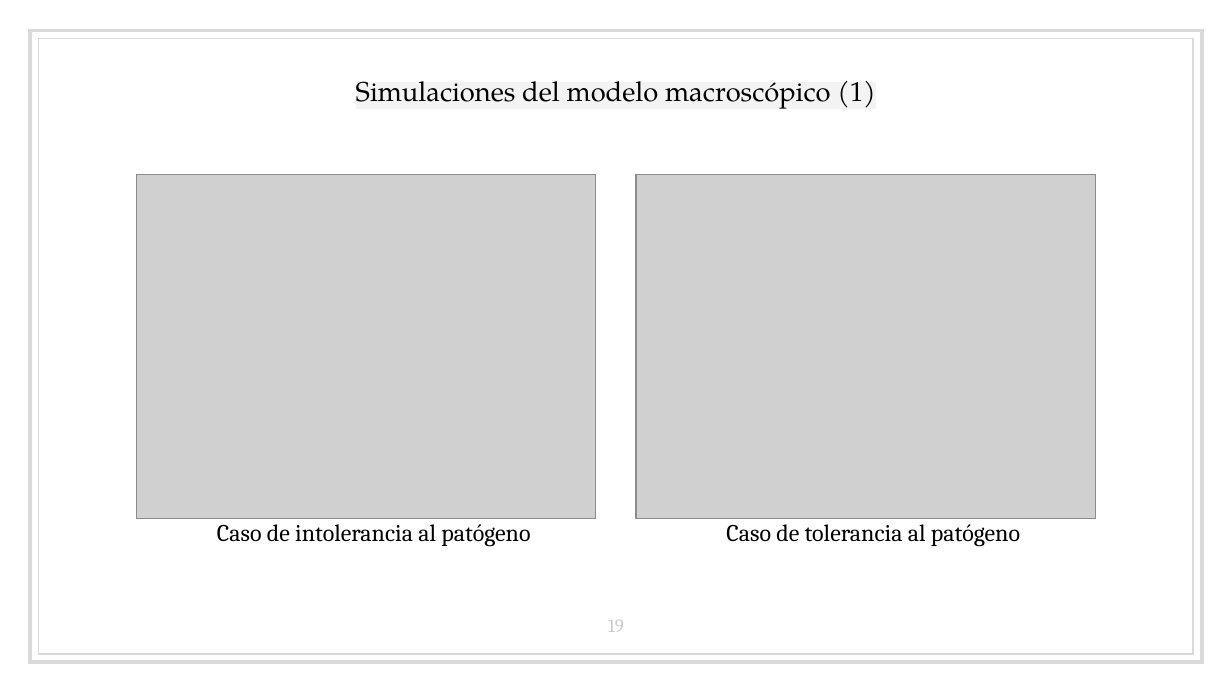
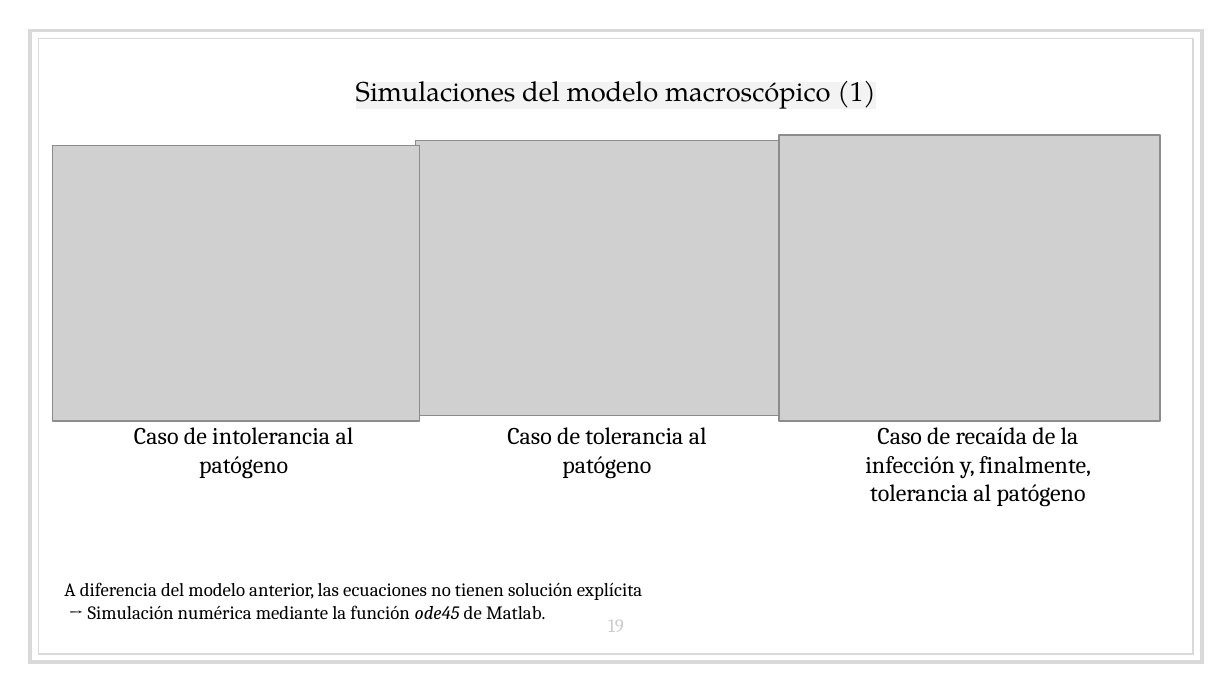
Before and after one commit to bserranoanton/TFG-mates, a slide deck: slide 19 of Defensa/transparenciasDefensa.pptx. Drawn at 1232x693 pixels with LibreOffice and Linux fonts; fonts in the diff are those of the drawing; grey boxes stand for pictures. Boxes give left, top, right and bottom in pixels: in the first picture for what was removed or moved away, otherwise in the second. Text is boxed around its words. In the diff, an @@ line names an element or a change of style, - is before the commit and + after.

```diff
--- a/Defensa/transparenciasDefensa.pptx
+++ b/Defensa/transparenciasDefensa.pptx
@@ picture: place and size @@
-picture at [137,174,596,519]
+picture at [53,145,420,421]
@@ picture: place and size @@
-picture at [636,174,1095,519]
+picture at [415,140,782,416]
@@ picture added at [779,136,1159,421] @@
@@ text "Caso de intolerancia al patógeno" rewrapped from [217,524,530,546] to [134,427,354,478] @@
@@ text "Caso de tolerancia al patógeno" rewrapped from [726,524,1020,546] to [507,427,707,478] @@
@@ text added at [865,427,1091,507], 14 pt, text #000000 @@
+Caso de recaída de la infección y, finalmente, tolerancia al patógeno
@@ text added at [64,582,642,620], 11 pt, text #000000 @@
+A diferencia del modelo anterior, las ecuaciones no tienen solución explícita
+→ Simulación numérica mediante la función ode45 de Matlab.
```
Also in this commit, not shown: 9 other slides changed, 1 slide added, 1 slide removed, 8 other files.
